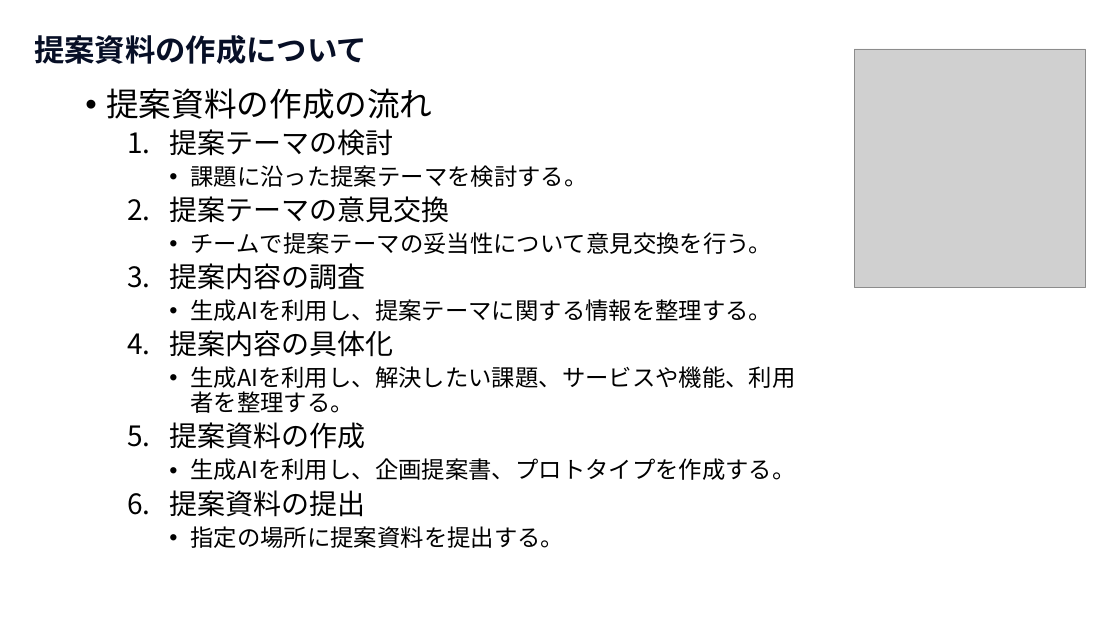
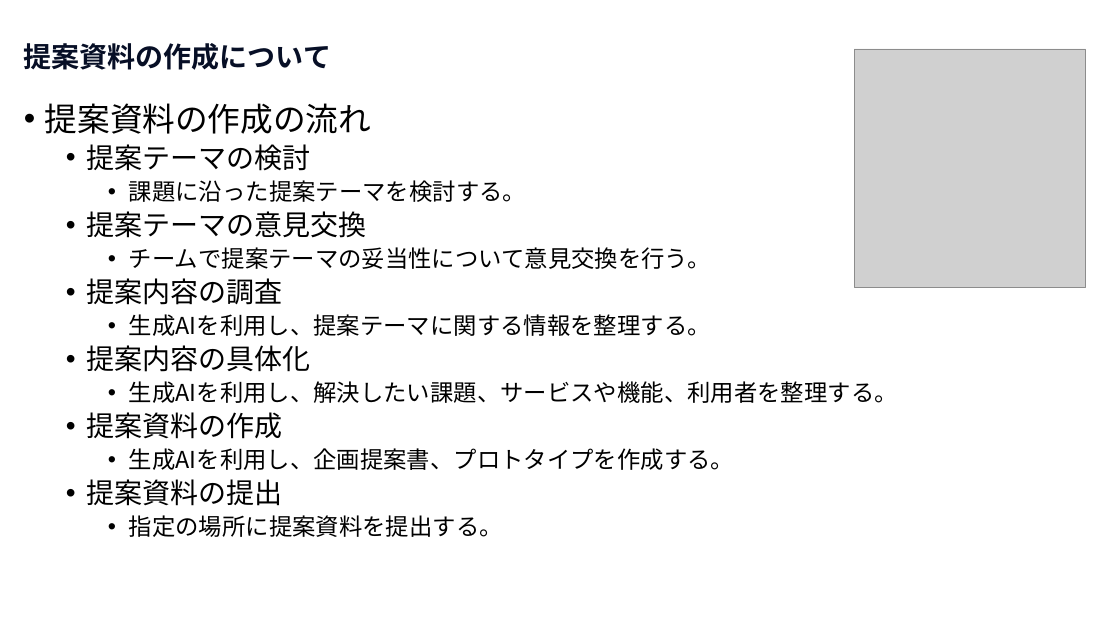
Before and after one commit to nishida2073/ai_navive, a slide deck: slide 4 of 00_オリエンテーション/【AI Native研修-提案研修】研修の概要.pptx. Drawn at 1120x630 pixels with LibreOffice and Linux fonts; fonts in the diff are those of the drawing; grey boxes stand for pictures. Boxes give left, top, right and bottom in pixels: in the first picture for what was removed or moved away, otherwise in the second. Text is boxed around its words. In the diff, an @@ line names an element or a change of style, - is before the commit and + after.

```diff
--- a/00_オリエンテーション/【AI Native研修-提案研修】研修の概要.pptx
+++ b/00_オリエンテーション/【AI Native研修-提案研修】研修の概要.pptx
@@ title "提案資料の作成について": place and size @@
-title "提案資料の作成について" at box(34, 35, 367, 64)
+title "提案資料の作成について" at box(24, 43, 331, 70)
@@ title "提案資料の作成について" at box(24, 43, 331, 70): size 26 to 24 pt; line spacing 1 to 0.9; vertical alignment top to middle @@
@@ text "提案資料の作成の流れ": place and size @@
-text "提案資料の作成の流れ" at box(106, 88, 795, 548)
+text "提案資料の作成の流れ" at box(45, 103, 898, 537)
@@ text at box(87, 144, 367, 506): bullet 1. to • @@
```
Also in this commit, not shown: 4 other slides changed, 2 other files.
